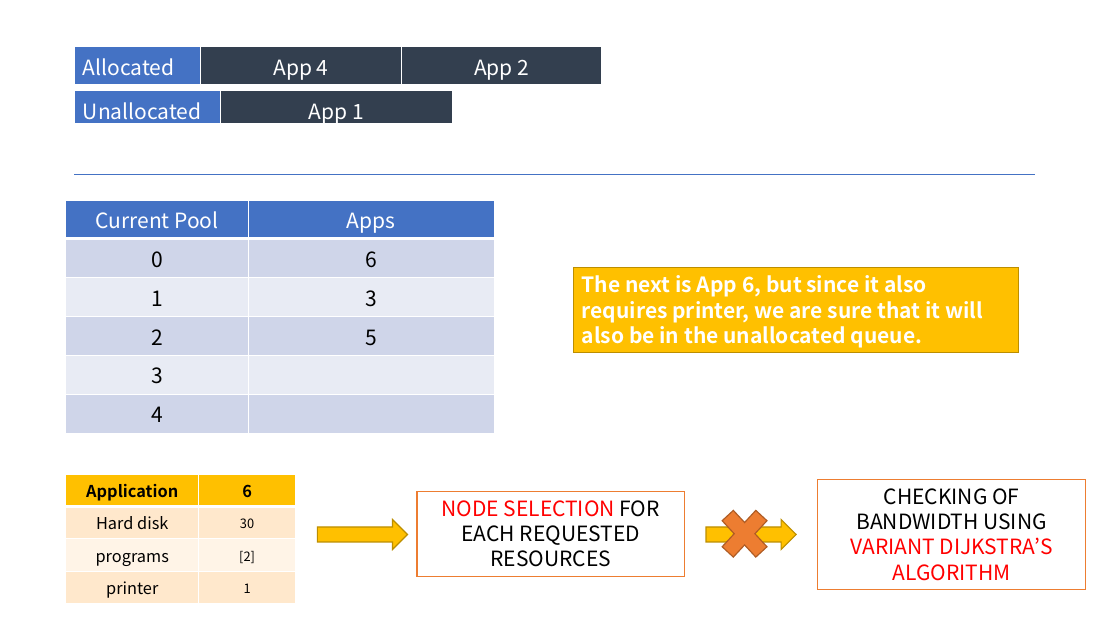
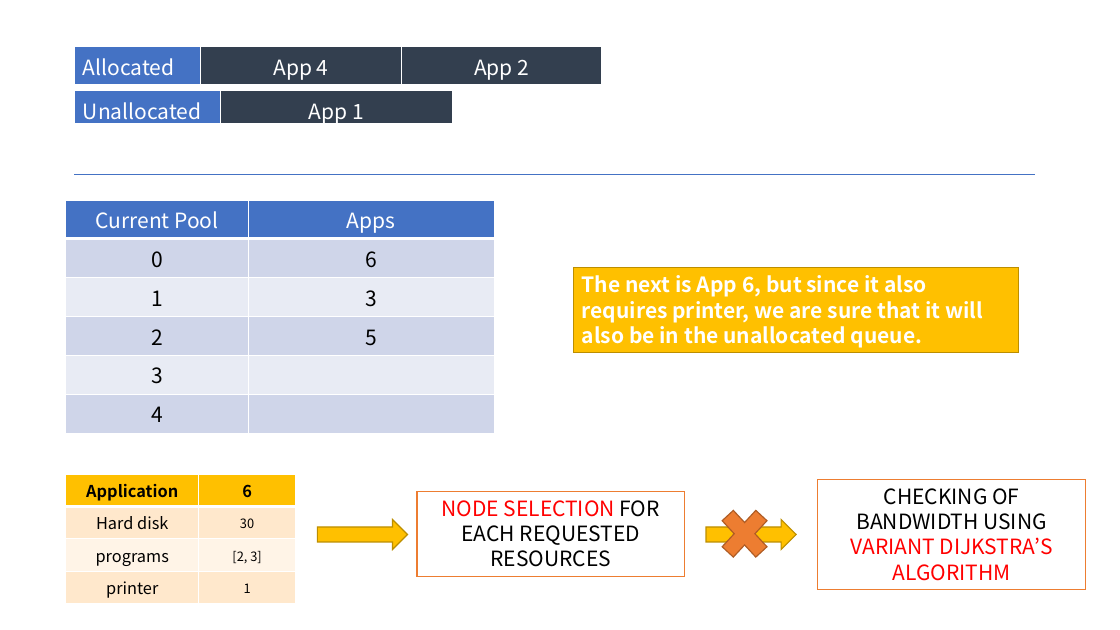
Before and after one commit to revhea2/priority-based-resource-allocation, a slide deck: slide 29 of final_presentation.pptx. Drawn at 1120x630 pixels with LibreOffice and Linux fonts; fonts in the diff are those of the drawing. Boxes give left, top, right and bottom in pixels: in the first picture for what was removed or moved away, otherwise in the second. Text is boxed around its words. In the diff, an @@ line names an element or a change of style, - is before the commit and + after.

```diff
--- a/final_presentation.pptx
+++ b/final_presentation.pptx
@@ table at [66, 475, 297, 602] @@
-row 3, column 2: [2]
+row 3, column 2: [2, 3]
```
Also in this commit, not shown: 4 other slides changed, 39 slides added, 1 slide removed, 5 other files.
